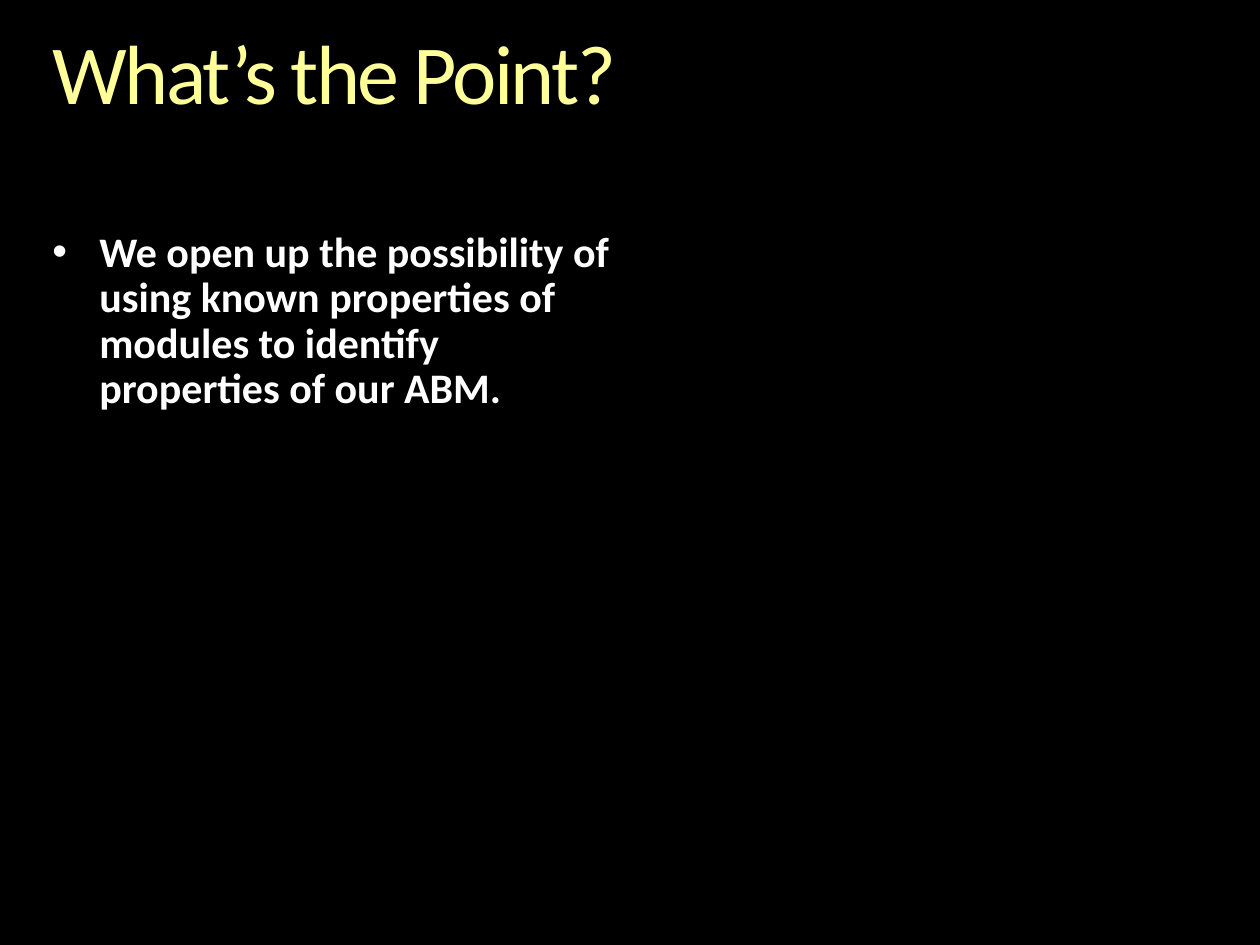
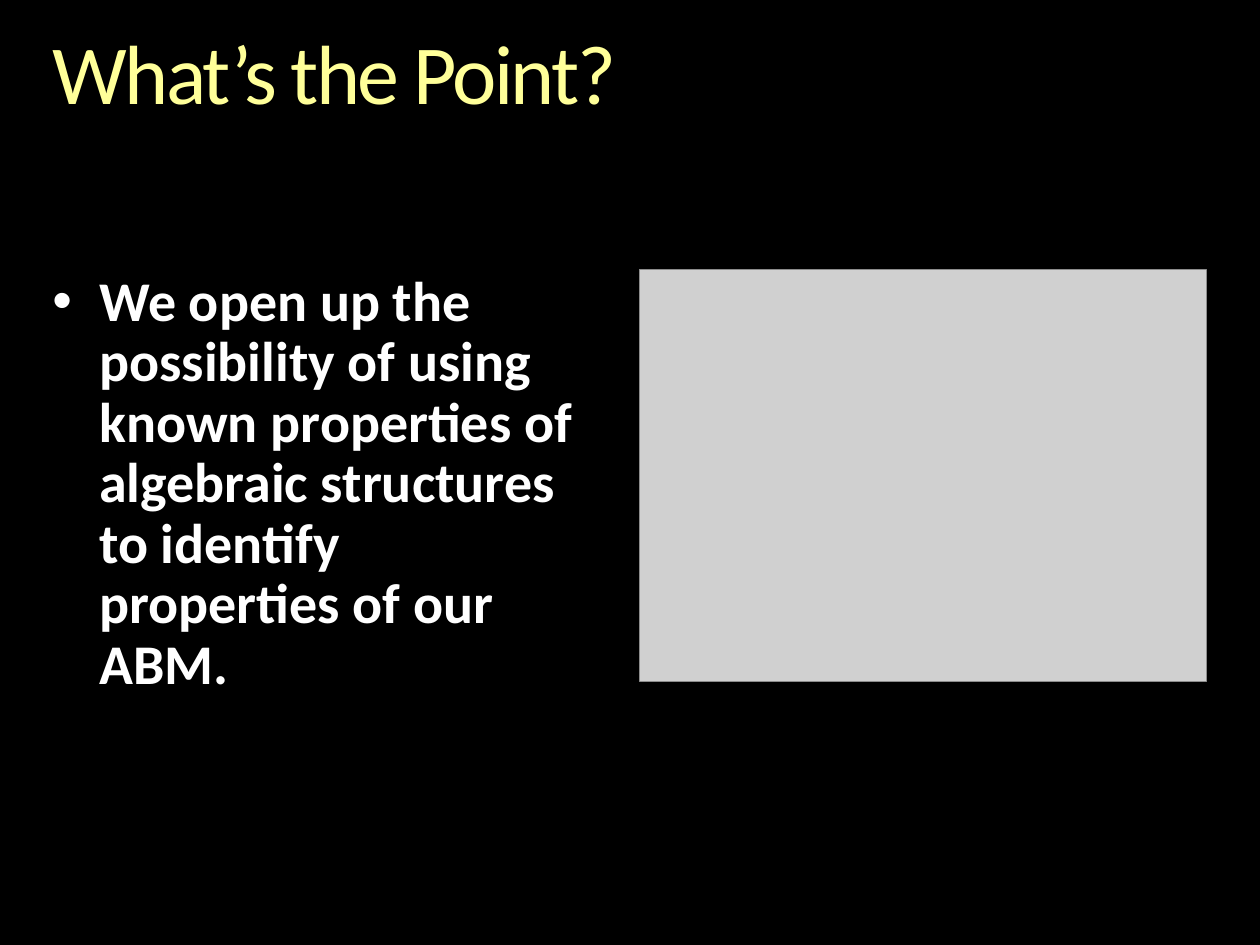
Before and after one commit to gcallah/indras_net, a slide deck: slide 25 of docs/ABMsAsAlgebraic.pptx. Drawn at 1260x945 pixels with LibreOffice and Linux fonts; fonts in the diff are those of the drawing; grey boxes stand for pictures; background and template pictures are left out. Boxes give left, top, right and bottom in pixels: in the first picture for what was removed or moved away, otherwise in the second. Text is boxed around its words. In the diff, an @@ line names an element or a change of style, - is before the commit and + after.

Commit message:
Enhanced ABMsAsAlgebraic.pptx

```diff
--- a/docs/ABMsAsAlgebraic.pptx
+++ b/docs/ABMsAsAlgebraic.pptx
@@ text at [99, 281, 572, 685]: text changed; size 24 to 32 pt @@
-    • We open up the possibility of using known properties of modules to identify properties of our ABM.
+    • We open up the possibility of using known properties of algebraic structures to identify properties of our ABM.
@@ picture added at [640, 270, 1207, 682] @@
```
Also in this commit, not shown: 5 other slides changed, 1 slide added.
